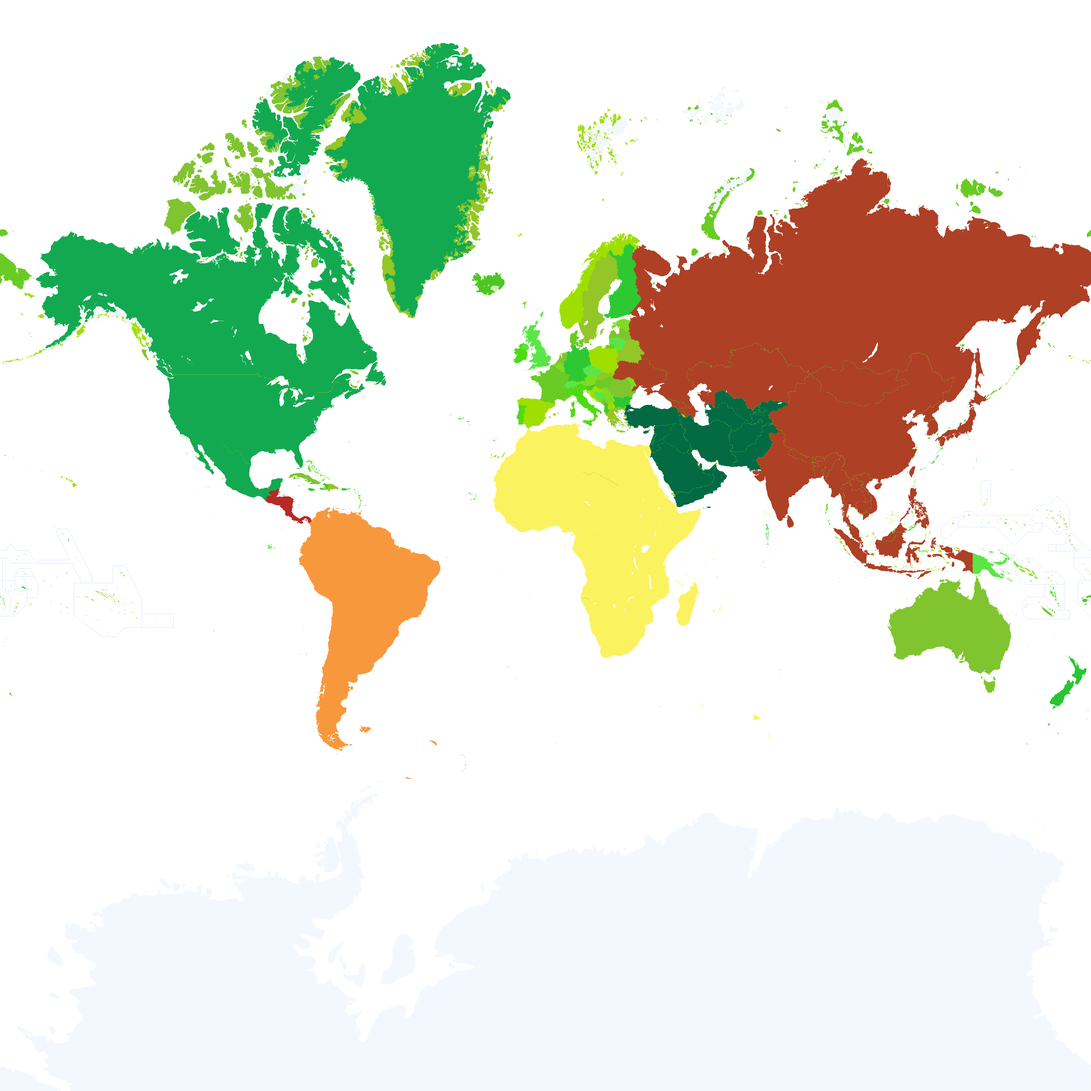
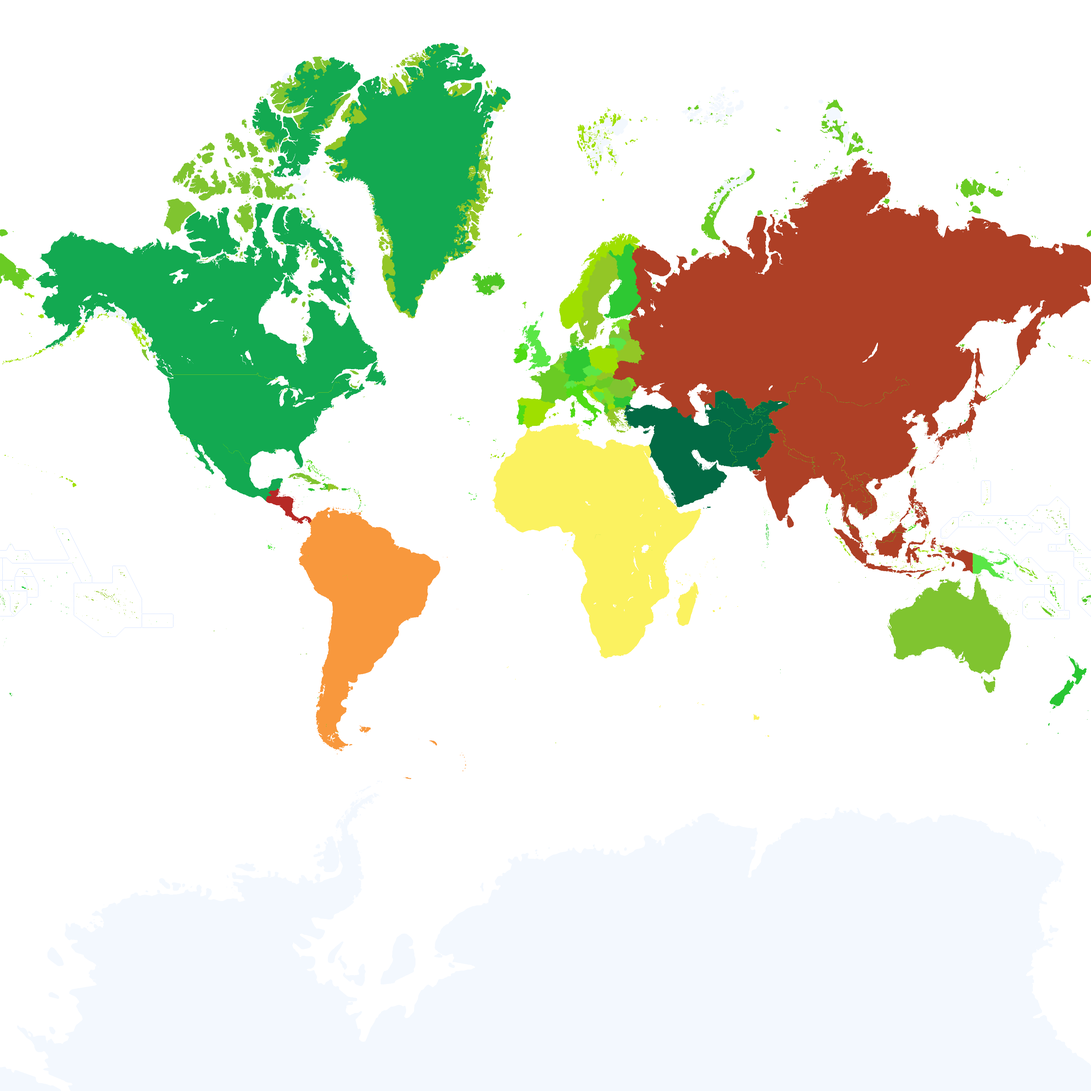
Two versions of the same layered image (w=1091, h=1091). Layer-by-layer changes:
painted on "worldimage_EBENEN.png" over [501,342,955,680]
